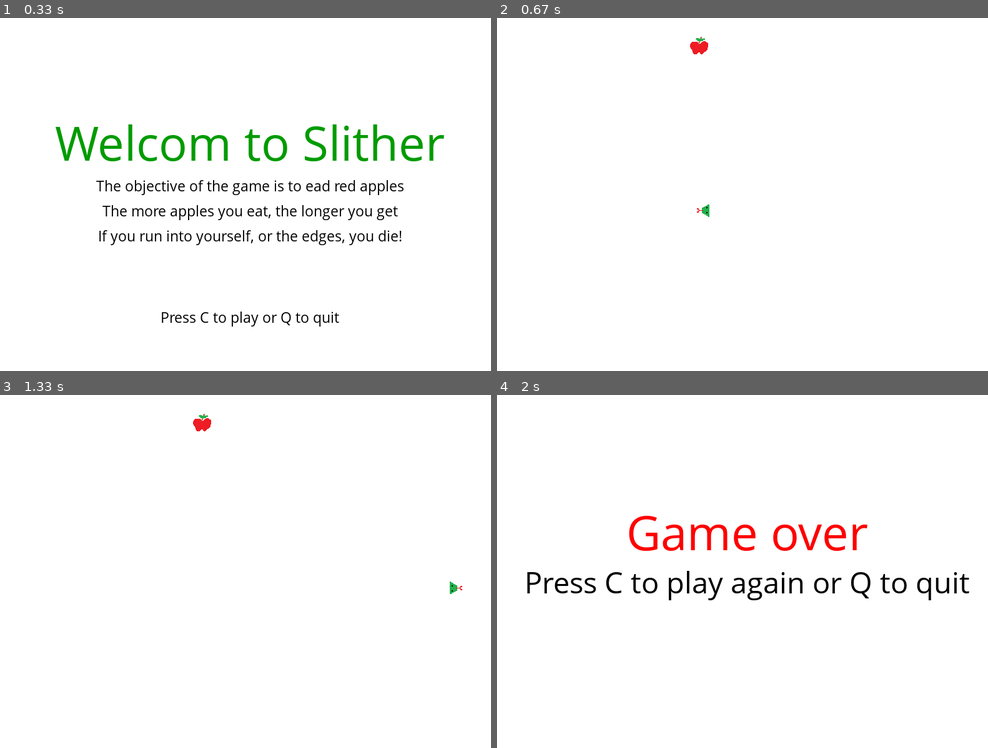
Above: before the commit, frames 1-4 (two rows, left to right).
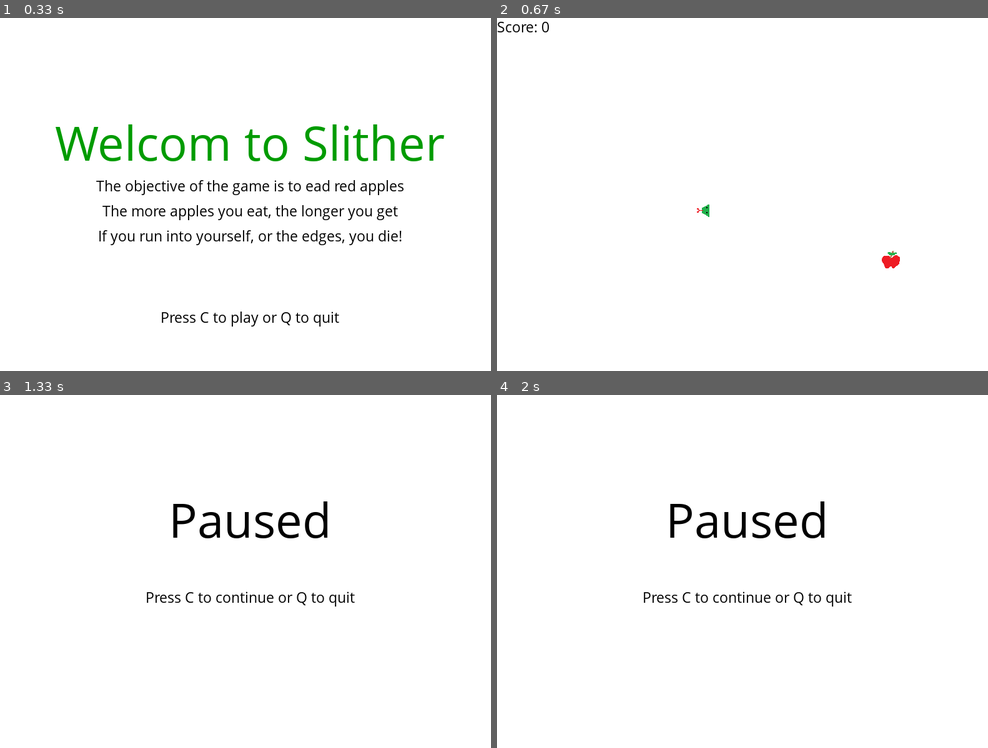
Above: after the commit, the same moments.

Repository: magizbox/pygame_build
Game: pygame game, started from slither.py
Same seed, same stepped clock (60 frames per second), same inputs: the game is played once before the commit and once after it.
Inputs:
- Up to frame 1 (0.33 s): no input
- Up to frame 2 (0.67 s): tap C at 0.33 s
- Up to frame 3 (1.33 s): hold P 0.67-1.13 s; hold Right 0.67-1.13 s; hold C from 1.17 s (still down)
- Up to frame 4 (2 s): release C at 1.63 s; hold P from 1.67 s (still down); hold Right from 1.67 s (still down)

Frame 1 is identical in both runs. In frame 2, 0.3% of the frame differs, in the area x 0-83%, y 1-71%; in frame 3, 1.6%; in frame 4, 4.1%, in the area x 6-97%, y 30-60%.

Commit message:
add buttons

Diff:
--- /dev/null
+++ b/game.py
@@ -0,0 +1,31 @@
+import pygame
+
+pygame.init()
+
+white = (255, 255, 255)
+black = (0, 0, 0)
+red = (255, 0, 0)
+green = (0, 155, 0)
+blue = (0, 0, 255)
+
+gameDisplay = pygame.display.set_mode((800, 600))
+
+gameDisplay.fill(blue)
+
+Pix = pygame.PixelArray(gameDisplay)
+
+Pix[10][10] = green
+
+pygame.draw.line(gameDisplay, red, (200, 300), (500, 500),  5)
+pygame.draw.circle(gameDisplay, red, (200, 200), 100)
+pygame.draw.rect(gameDisplay, green, (150, 150, 200, 100))
+pygame.draw.polygon(gameDisplay, white, ((140, 5), (200, 16), (88,333), (600, 222)))
+
+while True:
+    for event in pygame.event.get():
+        if event.type == pygame.QUIT:
+            pygame.quit()
+            quit()
+
+
+    pygame.display.update()
--- /dev/null
+++ b/hello.py
@@ -0,0 +1 @@
+print "HEllo World"
--- /dev/null
+++ b/setup.py
@@ -0,0 +1,10 @@
+import cx_Freeze
+
+executables = [cx_Freeze.Executable("game.py")]
+cx_Freeze.setup(
+    name="Slither",
+    version="1.0",
+    options={"build_exe": {"packages": ["pygame"], "include_files": ["apple.png", "head.png"]}},
+    description="Slither",
+    executables=executables
+)
--- /dev/null
+++ b/setup2.py
@@ -0,0 +1,10 @@
+import cx_Freeze
+
+executables = [cx_Freeze.Executable("hello.py")]
+cx_Freeze.setup(
+    name="Hello",
+    version="1.0",
+    options={"build_exe": {}},
+    description="Hello",
+    executables=executables
+)
--- a/main.py
+++ b/slither.py
@@ -15,7 +15,11 @@
 img = pygame.image.load("head.png")
 appleimg = pygame.image.load("apple.png")
 
+icon = pygame.image.load('apple.png')
+pygame.display.set_icon(icon)
+
 FPS = 30
+AppleThickness = 30
 block_size = 20
 
 gameDisplay = pygame.display.set_mode((display_width, display_height))
@@ -26,6 +30,37 @@
 largefont = pygame.font.SysFont("comicsansms", 80)
 
 clock = pygame.time.Clock()
+
+
+def pause():
+    paused = True
+    gameDisplay.fill(white)
+    message_to_screen("Paused", black, -100, "large")
+    message_to_screen("Press C to continue or Q to quit", black, 25)
+    pygame.display.update()
+    while paused:
+        for event in pygame.event.get():
+            if event.type == pygame.QUIT:
+                pygame.quit()
+                quit()
+            if event.type == pygame.KEYDOWN:
+                if event.key == pygame.K_c:
+                    paused = False
+                elif event.key == pygame.K_q:
+                    pygame.quit()
+                    quit()
+        clock.tick(5)
+
+
+def score(score):
+    text = smallfont.render("Score: " + str(score), True, black)
+    gameDisplay.blit(text, [0, 0])
+
+
+def randAppleGen():
+    randAppleX = round(random.randrange(0, display_width - AppleThickness))  # / 10.0) * 10
+    randAppleY = round(random.randrange(0, display_height - AppleThickness))  # / 10.0) * 10
+    return randAppleX, randAppleY
 
 
 def text_objects(text, color, size="small"):
@@ -56,7 +91,7 @@
                 quit()
 
             if event.type == pygame.KEYDOWN:
-                if  event.key == pygame.K_c:
+                if event.key == pygame.K_c:
                     intro = False
                 if event.key == pygame.K_q:
                     pygame.quit()
@@ -98,15 +133,16 @@
 
     snakeLength = 1
     snakeList = [[-1, -1]] * (snakeLength - 1)
-    randAppleX = round(random.randrange(0, display_width - block_size))  # / 10.0) * 10
-    randAppleY = round(random.randrange(0, display_height - block_size))  # / 10.0) * 10
+
+    randAppleX, randAppleY = randAppleGen()
+
     while not gameExit:
-        while gameOver:
+        if gameOver:
             gameDisplay.fill(white)
             message_to_screen("Game over", red, -80, size="large")
             message_to_screen("Press C to play again or Q to quit", black, size="medium")
             pygame.display.update()
-
+        while gameOver:
             for event in pygame.event.get():
                 if event.type == pygame.QUIT:
                     gameOver = False
@@ -138,6 +174,8 @@
                     direction = "down"
                     lead_y_change = block_size
                     lead_x_change = 0
+                elif event.key == pygame.K_p:
+                    pause()
         if lead_x >= display_width or lead_x < 0 or lead_y >= display_height or lead_y < 0:
             gameOver = True
 
@@ -145,7 +183,6 @@
         lead_y += lead_y_change
         gameDisplay.fill(white)
 
-        AppleThickness = 30
         # pygame.draw.rect(gameDisplay, red, [randAppleX, randAppleY, AppleThickness, AppleThickness])
         gameDisplay.blit(appleimg, (randAppleX, randAppleY))
 
@@ -160,17 +197,13 @@
                 gameOver = True
         snake(block_size, snakeList)
 
+        score(snakeLength - 1)
         pygame.display.update()
 
-        # if randAppleX <= lead_x <= randAppleX + AppleThickness and randAppleY <= lead_y <= randAppleY + AppleThickness:
-        #     snakeLength += 1
-        #     randAppleX = round(random.randrange(0, display_width - block_size))# / 10.0) * 10
-        #     randAppleY = round(random.randrange(0, display_height - block_size))# / 10.0) * 10
         if lead_x > randAppleX and lead_x < randAppleX + AppleThickness or lead_x + block_size > randAppleX and lead_x + block_size < randAppleX + AppleThickness:
             if lead_y > randAppleY and lead_y < randAppleY + AppleThickness or lead_y + block_size > randAppleY and lead_y + block_size < randAppleY + AppleThickness:
                 snakeLength += 1
-                randAppleX = round(random.randrange(0, display_width - block_size))  # / 10.0) * 10
-                randAppleY = round(random.randrange(0, display_height - block_size))  # / 10.0) * 10
+                randAppleX, randAppleY = randAppleGen()
 
         clock.tick(FPS)
 
--- /dev/null
+++ b/tank.py
@@ -0,0 +1,207 @@
+import pygame
+import time
+import random
+
+pygame.init()
+
+white = (255, 255, 255)
+black = (0, 0, 0)
+red = (200, 0, 0)
+light_red = (255, 0, 0)
+yellow = (200, 200, 0)
+light_yellow = (255, 255, 0)
+green = (34, 177, 76)
+light_green = (0, 255, 0)
+
+display_width = 800
+display_height = 600
+
+# img = pygame.image.load("head.png")
+# appleimg = pygame.image.load("apple.png")
+
+# icon = pygame.image.load('apple.png')
+# pygame.display.set_icon(icon)
+
+FPS = 30
+AppleThickness = 30
+block_size = 20
+
+gameDisplay = pygame.display.set_mode((display_width, display_height))
+pygame.display.set_caption("Tanks")
+
+smallfont = pygame.font.SysFont("comicsansms", 25)
+medfont = pygame.font.SysFont("comicsansms", 50)
+largefont = pygame.font.SysFont("comicsansms", 80)
+
+clock = pygame.time.Clock()
+
+
+def pause():
+    paused = True
+    gameDisplay.fill(white)
+    message_to_screen("Paused", black, -100, "large")
+    message_to_screen("Press C to continue or Q to quit", black, 25)
+    pygame.display.update()
+    while paused:
+        for event in pygame.event.get():
+            if event.type == pygame.QUIT:
+                pygame.quit()
+                quit()
+            if event.type == pygame.KEYDOWN:
+                if event.key == pygame.K_c:
+                    paused = False
+                elif event.key == pygame.K_q:
+                    pygame.quit()
+                    quit()
+        clock.tick(5)
+
+
+def score(score):
+    text = smallfont.render("Score: " + str(score), True, black)
+    gameDisplay.blit(text, [0, 0])
+
+
+def randAppleGen():
+    randAppleX = round(random.randrange(0, display_width - AppleThickness))  # / 10.0) * 10
+    randAppleY = round(random.randrange(0, display_height - AppleThickness))  # / 10.0) * 10
+    return randAppleX, randAppleY
+
+
+def text_objects(text, color, size="small"):
+    if size == "small":
+        font = smallfont
+    if size == "medium":
+        font = medfont
+    if size == "large":
+        font = largefont
+    textSurface = font.render(text, True, color)
+    return textSurface, textSurface.get_rect()
+
+
+def message_to_screen(msg, color, y_displace=0, size="small"):
+    textSurf, textRect = text_objects(msg, color, size)
+    textRect.center = (display_width / 2), (display_height / 2) + y_displace
+    # screen_text = font.render(msg, True, color)
+    gameDisplay.blit(textSurf, textRect)
+
+
+def game_controls():
+    is_control = True
+    while is_control:
+        for event in pygame.event.get():
+            if event.type == pygame.QUIT:
+                pygame.quit()
+                quit()
+
+        gameDisplay.fill(white)
+        message_to_screen("Controls", green, -100, "large")
+        message_to_screen("Fire: Spacebar", black, -30)
+        message_to_screen("Move Turret: Up and Down arrows", black, 10)
+        message_to_screen("Move Tank: Left and Right arrow", black, 50)
+        message_to_screen("Pause: P", black, 90)
+
+        button("play", 150, 500, 100, 50, green, light_green, action="play")
+        button("main menu", 350, 500, 100, 50, yellow, light_yellow, action="main")
+        button("quit", 550, 500, 100, 50, red, light_red, action="quit")
+        pygame.display.update()
+        clock.tick(15)
+
+def text_to_button(msg, color, x, y, w, h, size="small"):
+    textSurf, textRect = text_objects(msg, color, size)
+    textRect.center = ((x + w / 2), y + h / 2)
+    gameDisplay.blit(textSurf, textRect)
+
+
+def button(text, x, y, w, h, color, active_color, action=None):
+    cursor = pygame.mouse.get_pos()
+    click = pygame.mouse.get_pressed()
+    if x + w > cursor[0] > x and y + h > cursor[1] > y:
+        c = active_color
+        if click[0] == 1 and action != None:
+            if action == "quit":
+                pygame.quit()
+                quit()
+            if action == "controls":
+                game_controls()
+            if action == "play":
+                gameLoop()
+            if action == "main":
+                game_intro()
+    else:
+        c = color
+    pygame.draw.rect(gameDisplay, c, (x, y, w, h))
+    text_to_button(text, black, x, y, w, h)
+
+
+def game_intro():
+    intro = True
+    while intro:
+        for event in pygame.event.get():
+            if event.type == pygame.QUIT:
+                pygame.quit()
+                quit()
+
+            if event.type == pygame.KEYDOWN:
+                if event.key == pygame.K_c:
+                    intro = False
+                if event.key == pygame.K_q:
+                    pygame.quit()
+                    quit()
+        gameDisplay.fill(white)
+        message_to_screen("Welcome to Tanks!", green, -100, "large")
+        message_to_screen("The objective of the game is to shot and destroy", black, -30)
+        message_to_screen("the enemy tank before they destroy you.", black, 10)
+        message_to_screen("The more enemies you destroy, the harder they get.", black, 50)
+
+        button("play", 150, 500, 100, 50, green, light_green, action="play")
+        button("controls", 350, 500, 100, 50, yellow, light_yellow, action="controls")
+        button("quit", 550, 500, 100, 50, red, light_red, action="quit")
+        pygame.display.update()
+        clock.tick(15)
+
+
+def gameLoop():
+    gameExit = False
+    gameOver = False
+
+    while not gameExit:
+        if gameOver:
+            gameDisplay.fill(white)
+            message_to_screen("Game over", red, -80, size="large")
+            message_to_screen("Press C to play again or Q to quit", black, size="medium")
+            pygame.display.update()
+        while gameOver:
+            for event in pygame.event.get():
+                if event.type == pygame.QUIT:
+                    gameOver = False
+                    gameExit = True
+                if event.type == pygame.KEYDOWN:
+                    if event.key == pygame.K_q:
+                        gameExit = True
+                        gameOver = False
+                    if event.key == pygame.K_c:
+                        gameLoop()
+        for event in pygame.event.get():
+            if event.type == pygame.QUIT:
+                gameExit = True
+
+            if event.type == pygame.KEYDOWN:
+                if event.key == pygame.K_LEFT:
+                    pass
+                elif event.key == pygame.K_RIGHT:
+                    pass
+                elif event.key == pygame.K_UP:
+                    pass
+                elif event.key == pygame.K_DOWN:
+                    pass
+                elif event.key == pygame.K_p:
+                    pause()
+        gameDisplay.fill(white)
+        pygame.display.update()
+        clock.tick(FPS)
+
+
+game_intro()
+gameLoop()
+pygame.quit()
+quit()
